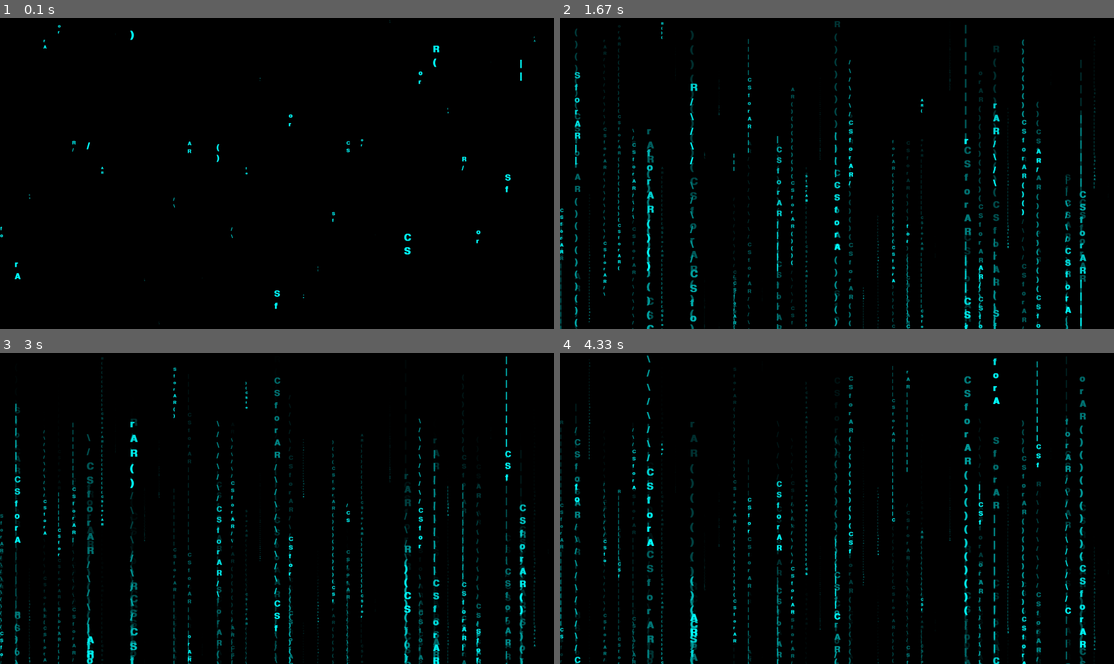
Above: before the commit, frames 1-4 (two rows, left to right).
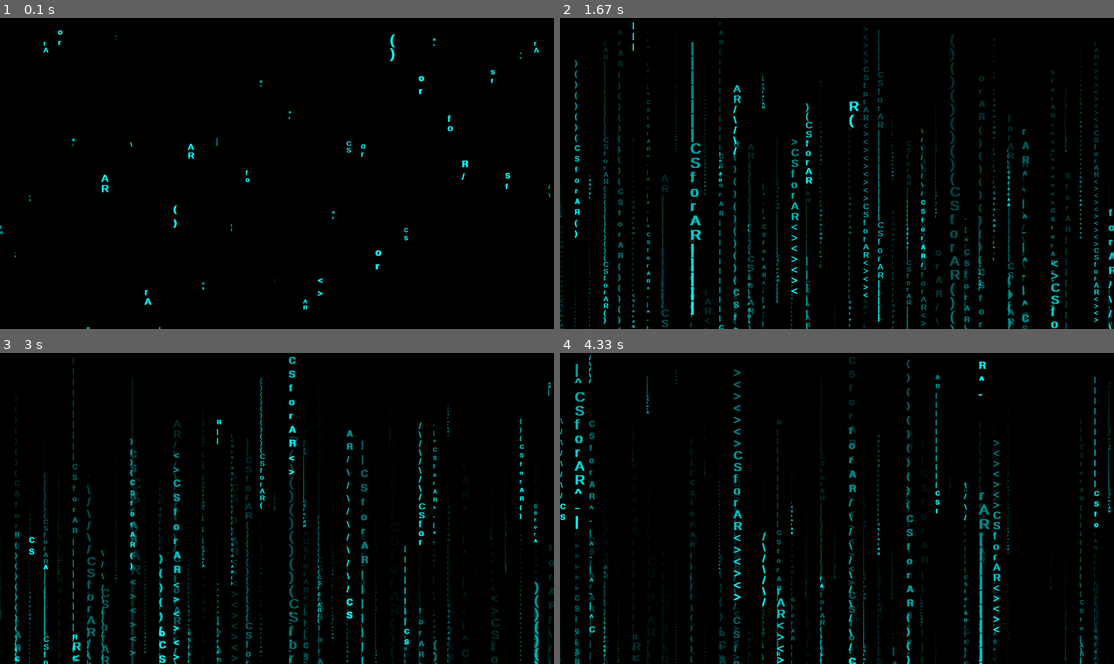
Above: after the commit, the same moments.

Repository: Moontok/Raining_Text
Game: pygame game, started from matrix_pygame.py
Same seed, same stepped clock (60 frames per second), same inputs: the game is played once before the commit and once after it.
Inputs:
- Up to frame 1 (0.1 s): no input
- Up to frame 2 (1.67 s): no input
- Up to frame 3 (3 s): no input
- Up to frame 4 (4.33 s): no input

The runs differ from the first frame. In frame 1, 0.9% of the frame differs, in the area x 0-100%, y 0-100%; in frame 2, 10%; in frame 3, 9.1%; in frame 4, 8.9%.

Commit message:
Update matrix_pygame.py

Diff:
--- a/matrix_pygame.py
+++ b/matrix_pygame.py
@@ -21,6 +21,8 @@
 
     drops: list[Drop] = list()
 
+    # Create a Drop for each column (x) on the screen.
+    # Columns are determined by base font size and screen width
     for x in range(0, width, base_font_size):
         drop = Drop(x, height, chars, base_font_size, font_color)
         drops.append(drop)
@@ -51,7 +53,8 @@
     """Outlines a drop of text that falls down the screen."""
 
     def __init__(self, x: int, y: int, letters: str, font_size: int, font_color: tuple):
-        self.size = rm.randint(1, font_size + 1)
+        self.base_size = font_size
+        self.size = rm.randint(1, font_size)
         self.font_color = font_color
         self.letters = letters
         self.rendered_letters = self.generate_rendered_letters()
@@ -61,22 +64,29 @@
         self.screen_height = y
         self.life_remaining = rm.randrange(len(letters), y, font_size)
 
-    def generate_rendered_letters(self) -> list:
-        """Create the rendered letters and return them."""
+    def generate_rendered_letters(self) -> list[pg.Surface]:
+        """Create a list of the rendered letters to a Surface and return them."""
+
+        font_types = ["Console", "Arial", "Wingding"]
+        font_type = rm.choice(font_types)
 
         random_text_tails = [
             "/\/\/\/\/\/",
             "()()()()()(",
-            "|||||||||||"
+            "|||||||||||",
+            "^-|^-|^-|^",
+            "<><><><><>"
         ]
 
         letters = f"{self.letters}{rm.choice(random_text_tails)}"
-        font = pg.font.SysFont("Console", self.size)
+        font = pg.font.SysFont(font_type, self.size)
         font.set_bold(True)
         # self.font_color = (rm.randint(0, 255), rm.randint(0, 255), rm.randint(0, 255))
-        rendered_letters = list()
+
+        rendered_letters: list[pg.Surface] = list()
         for letter in letters:
             rendered_letters.append(font.render(letter, True, self.font_color))
+
         return rendered_letters
 
     def increment_y(self) -> None:
@@ -94,8 +104,8 @@
         return self.life_remaining > 0 and self.y < self.screen_height
 
 
-    def get_next_rendered_letter(self) -> str:
-        """Return the next rendred letter to display by the drop."""
+    def get_next_rendered_letter(self) -> pg.Surface:
+        """Return the next rendred letter Surface to display by the drop."""
 
         letter = self.rendered_letters[self.letter_count % len(self.rendered_letters)]
         self.letter_count += 1
@@ -104,7 +114,7 @@
 
 
     def draw(self, screen: pg.Surface) -> None:
-        """Draw the rendered letter to the main screen."""
+        """Draw the rendered letter Surface to the main screen."""
 
         screen.blit(self.get_next_rendered_letter(), (self.x, self.y))
 
@@ -112,7 +122,10 @@
     def respawn(self) -> None:
         """Respawns the drop to a new vertical location, size, and life remaining."""
 
-        self.rendered_letters = self.generate_rendered_letters()
+        self.size = rm.randint(1, self.base_size)
+        self.rendered_letters: list[pg.Surface] = self.generate_rendered_letters()
+        # self.size = rm.randint(1, self.base_size)
+
         self.y = rm.randint(0, self.screen_height + 1)
         self.life_remaining = rm.randrange(len(self.rendered_letters), self.screen_height, self.size)
 
